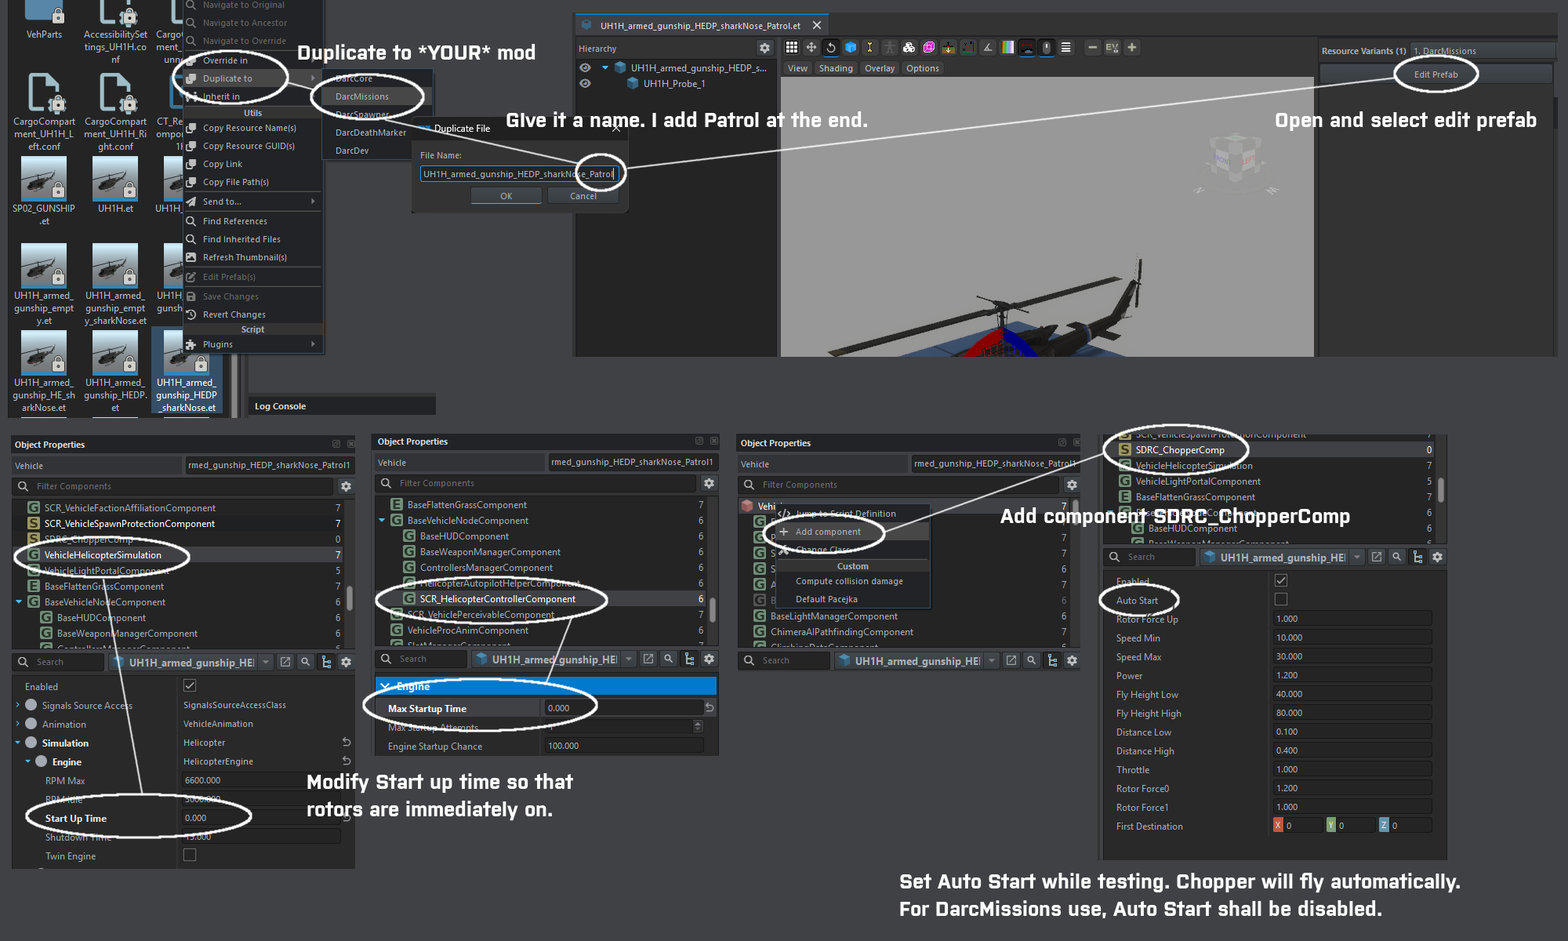
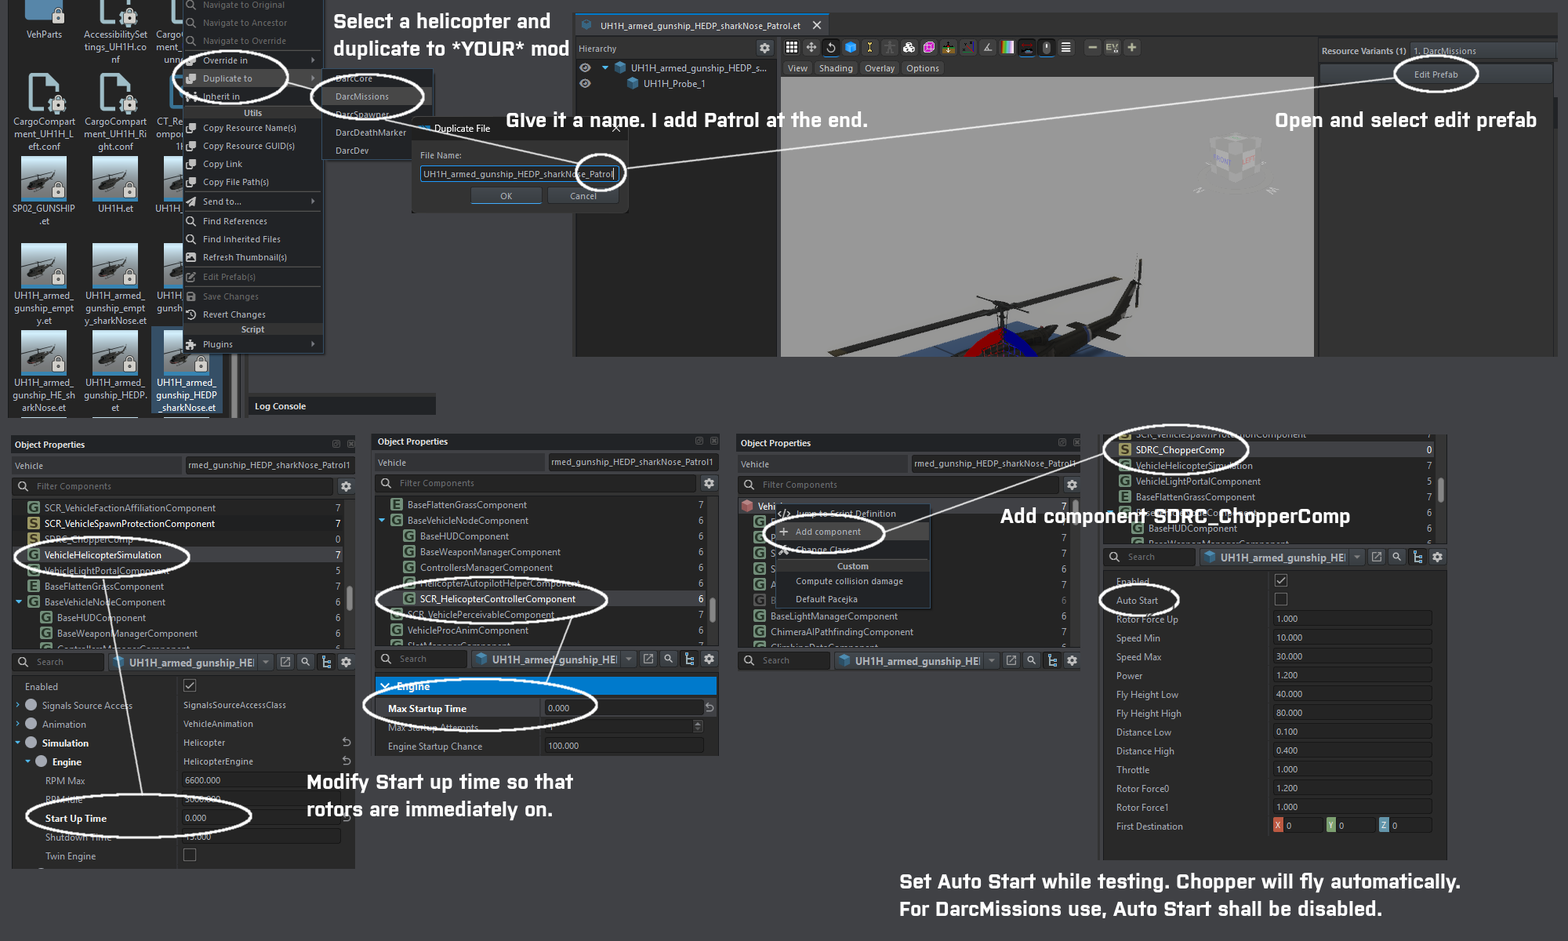
The second 1568 x 941 image is a revision of the first. Changes to its layers:
renamed "Duplicate to *YOUR* mod" to "Select a helicopter and ...", painted on it over (297, 12, 570, 64)